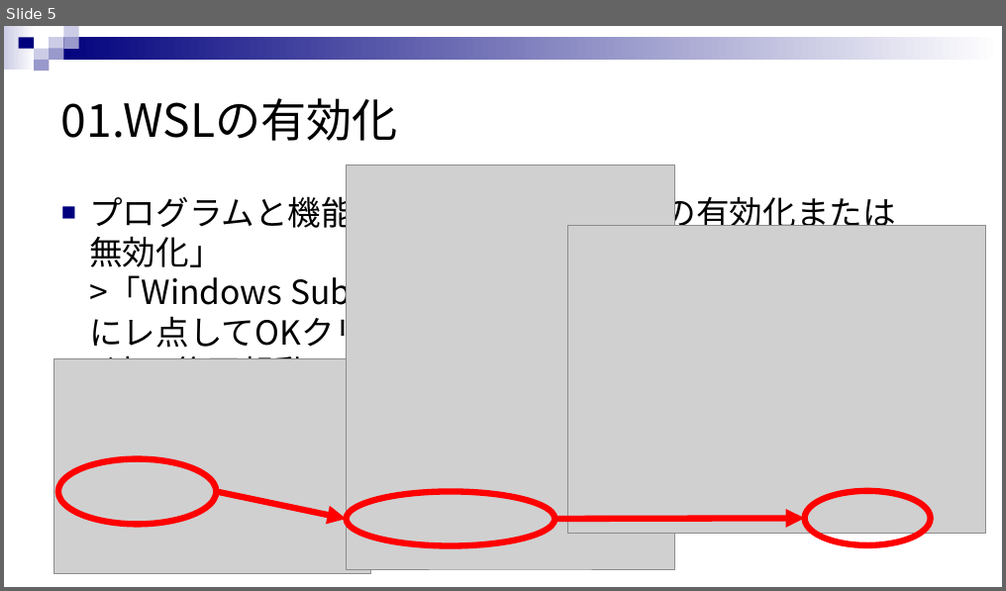
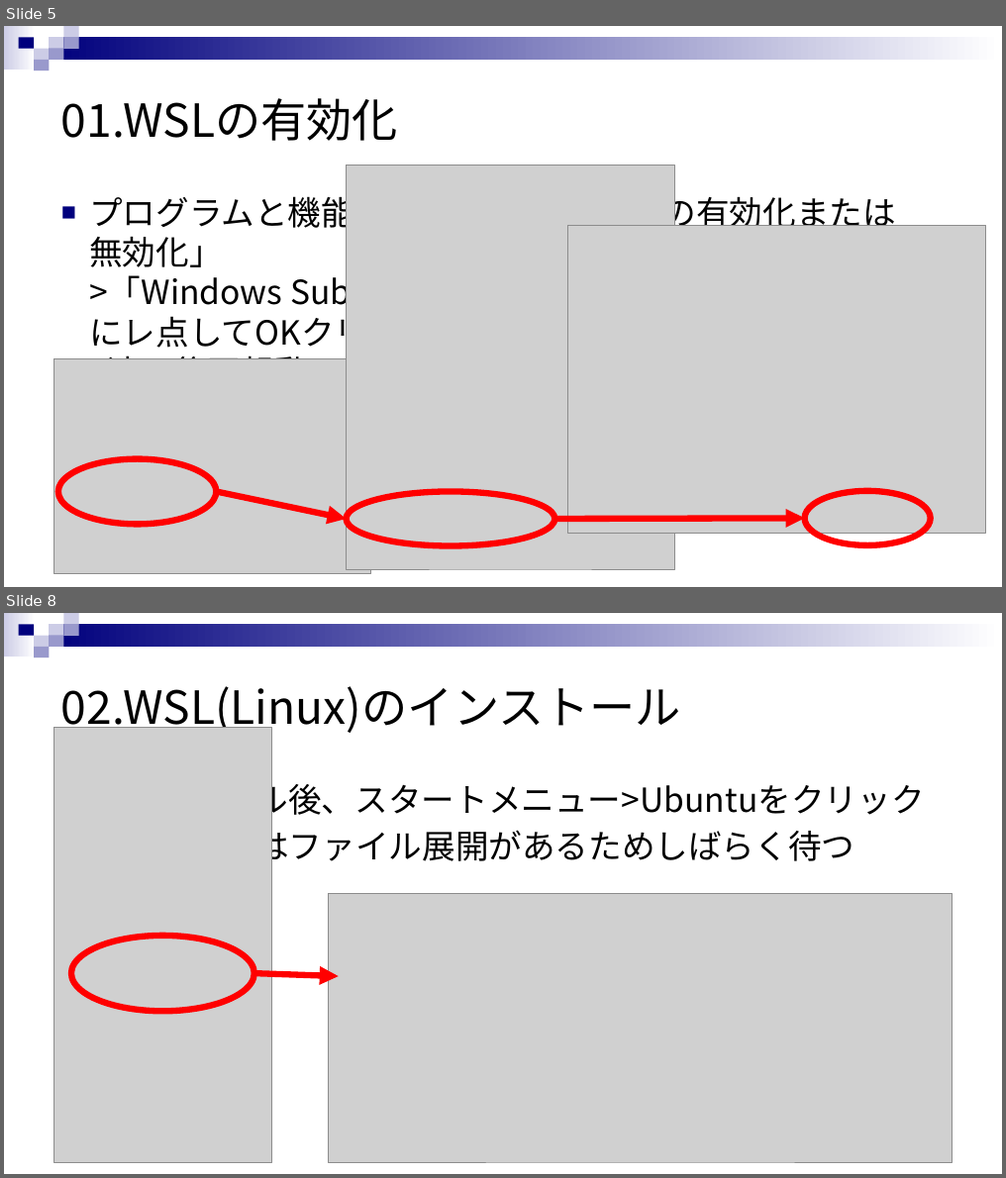
Before and after one commit to rensuke/SIMUonWSL, a slide deck: RE_SIMU_ON_WSL.pptx. Shown one above the other, each under a label of ours: slide 5 before the commit, slides 5 and 8 after it; the slides between them are not shown. The pictures are 1006x591 and 1006x1178 pixels, drawn with LibreOffice and Linux fonts; fonts in the diff are those of the drawing; grey boxes stand for pictures. Boxes give left, top, right and bottom in pixels: in the first picture for what was removed or moved away, otherwise in the second. Text is boxed around its words. In the diff, an @@ line names an element or a change of style, - is before the commit and + after.

Commit message:
初回起動までの項目追加とアニメーション追加

```diff
--- a/RE_SIMU_ON_WSL.pptx
+++ b/RE_SIMU_ON_WSL.pptx
@@ slide 8 added at <box>4,613,1002,1174</box>, background #FFFFFF; not listed: 9 template elements that a slide beside it also shows @@
@@ title added at <box>61,686,681,736</box>, 44 pt, text #000000 @@
+02.WSL(Linux)のインストール
@@ picture added at <box>54,728,272,1162</box> @@
@@ text added at <box>89,777,924,867</box>, 32 pt, text #000000 @@
+■ インストール後、スタートメニュー>Ubuntuをクリック
+■ 初回起動時はファイル展開があるためしばらく待つ
@@ picture added at <box>329,894,952,1162</box> @@
@@ ellipse added at <box>71,936,254,1011</box>, outline #FF0000 6 pt @@
@@ arrow added from (254, 973) to (339, 977), #FF0000 6 pt @@
```
Also in this commit, not shown: 1 slide changed, 2 other slides added, 1 slide removed.
